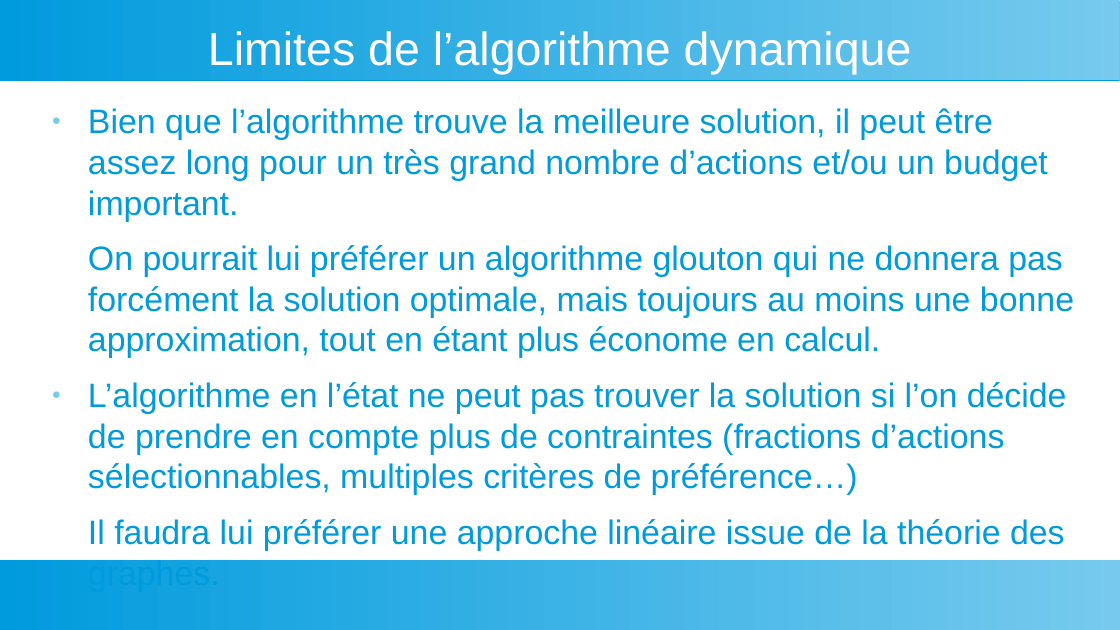
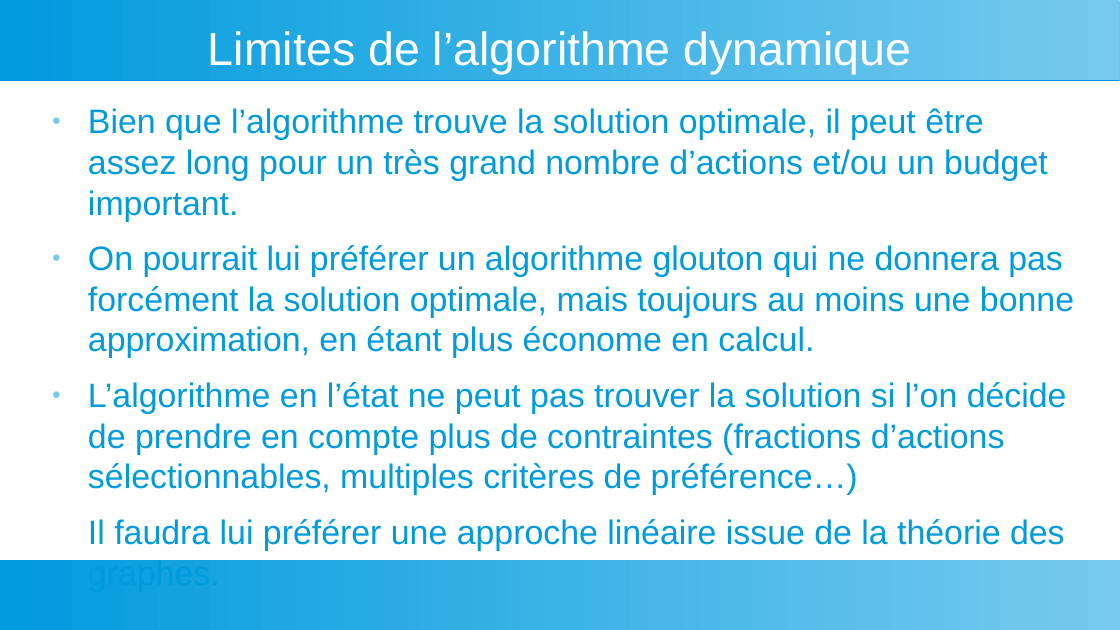
Before and after one commit to YoannDeb/AlgoInvest, a slide deck: slide 7 of Docs/Présentation.odp. Drawn at 1120x630 pixels with LibreOffice and Linux fonts; fonts in the diff are those of the drawing. Boxes give left, top, right and bottom in pixels: in the first picture for what was removed or moved away, otherwise in the second. Text is boxed around its words. In the diff, an @@ line names an element or a change of style, - is before the commit and + after.

```diff
--- a/Docs/Présentation.odp
+++ b/Docs/Présentation.odp
@@ text at (88,108,1074,358): text changed @@
-● Bien que l’algorithme trouve la meilleure solution, il peut être assez long pour un très grand nombre d’actions et/ou un budget important.
-On pourrait lui préférer un algorithme glouton qui ne donnera pas forcément la solution optimale, mais toujours au moins une bonne approximation, tout en étant plus économe en calcul.
+● Bien que l’algorithme trouve la solution optimale, il peut être assez long pour un très grand nombre d’actions et/ou un budget important.
+● On pourrait lui préférer un algorithme glouton qui ne donnera pas forcément la solution optimale, mais toujours au moins une bonne approximation, en étant plus économe en calcul.
```
Also in this commit, not shown: 3 other slides changed, 2 slides added, 2 slides removed, 2 other files.
